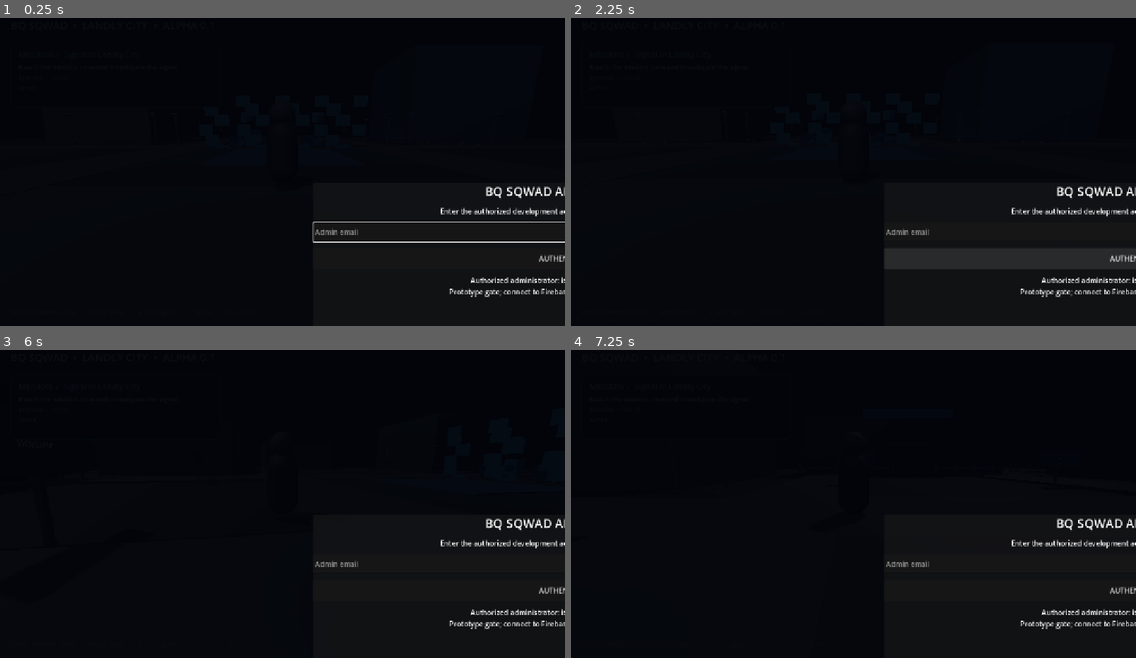
Above: before the commit, frames 1-4 (two rows, left to right).
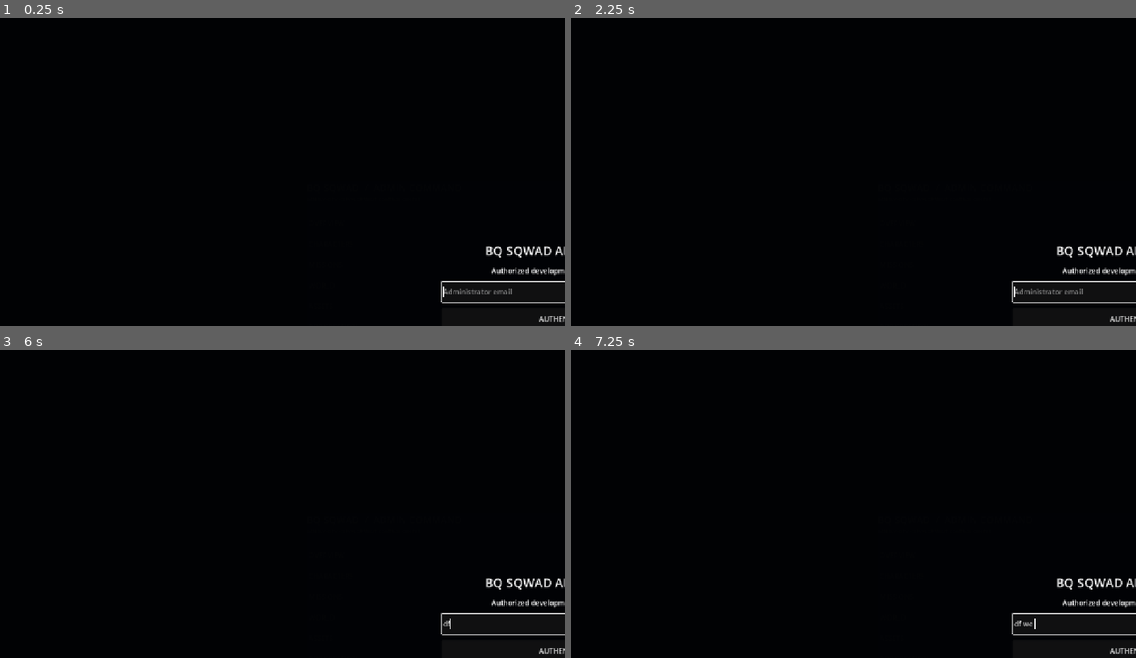
Above: after the commit, the same moments.

Repository: Bqsqwadtechnologies/Bq-sqwad-game-
Game: Godot game, scene res://scenes/main.tscn
Two runs of this game, one before a commit and one after it. Both use one fixed random seed, a clock stepped at 60 frames per second and the inputs below.
Inputs (mouse positions are in pixels of both pictures, inside the frame that each line leads up to):
- Up to frame 1 (0.25 s): no input
- Up to frame 2 (2.25 s): click (921, 224) at 0.5 s, where only the run after the commit has a clickable "OVERVIEW"; click (921, 242) at 1.25 s, where only the run after the commit has a clickable "CHARACTERS"; click (921, 264) at 2 s, where only the run after the commit has a clickable "MISSIONS"
- Up to frame 3 (6 s): click (350, 617) at 2.75 s, where only the run after the commit has a clickable "WORLD"; click (350, 639) at 3.5 s, where only the run after the commit has a clickable "ASSETS"; tap Enter at 4.25, 5.75 s; hold D (move_right) 4.28-5.03 s; tap F (attack) at 4.35, 5.85 s; tap Space (jump) at 4.52, 5, 5.27 s; hold S (move_back) 5.03-5.78 s; tap E (interact) at 5.1 s; hold D (move_right) from 5.78 s (still down)
- Up to frame 4 (7.25 s): tap Space (jump) at 6.5, 6.77 s; release D (move_right) at 6.53 s; hold W (move_forward) from 6.53 s (still down); tap E (interact) at 6.6 s

The runs differ from the first frame. In frame 1, 2.2% of the frame differs, in the area x 55-100%, y 54-99%; in frame 2, 4.6%; in frame 3, 1.9%; in frame 4, 1.9%.

Commit message:
point admin dashboard scene to stable command center

Diff:
--- a/scenes/admin_dashboard.tscn
+++ b/scenes/admin_dashboard.tscn
@@ -1,6 +1,6 @@
 [gd_scene load_steps=2 format=3]
 
-[ext_resource type="Script" path="res://scripts/admin_dashboard.gd" id="1_admin"]
+[ext_resource type="Script" path="res://scripts/admin_command_center.gd" id="1_admin"]
 
 [node name="AdminDashboard" type="CanvasLayer"]
 script = ExtResource("1_admin")
